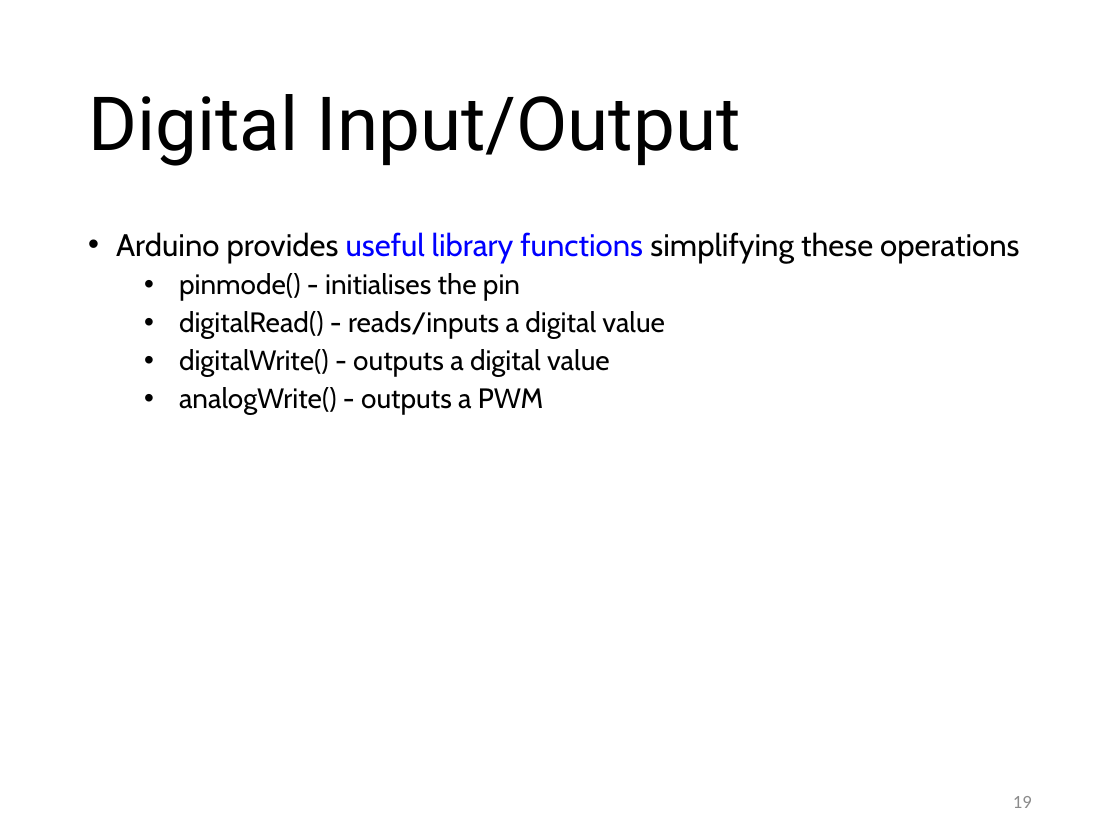
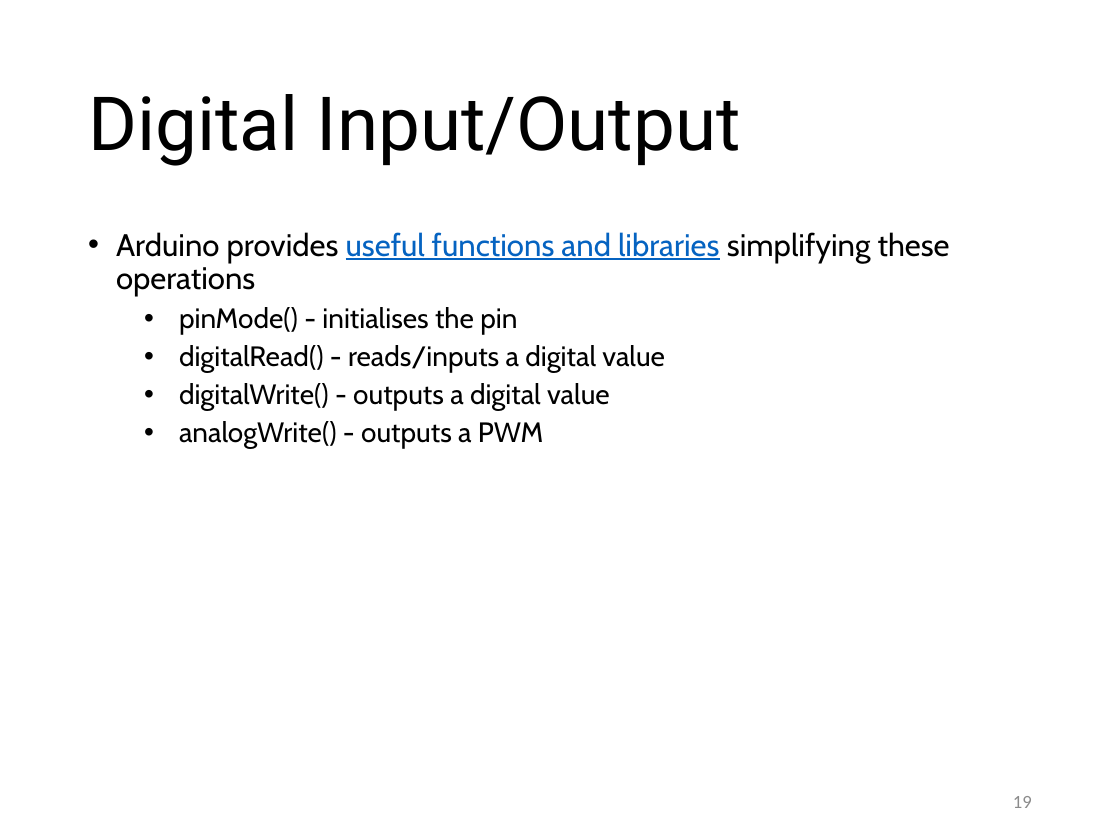
Before and after one commit to RDorville/digfab, a slide deck: slide 19 of presentations/ep1000_embedded1/ep1000_embedded1.pptx. Drawn at 1120x840 pixels with LibreOffice and Linux fonts; fonts in the diff are those of the drawing; background and template pictures are left out. Boxes give left, top, right and bottom in pixels: in the first picture for what was removed or moved away, otherwise in the second. Text is boxed around its words. In the diff, an @@ line names an element or a change of style, - is before the commit and + after.

```diff
--- a/presentations/ep1000_embedded1/ep1000_embedded1.pptx
+++ b/presentations/ep1000_embedded1/ep1000_embedded1.pptx
@@ text at (116, 232, 950, 334): text changed @@
-• Arduino provides useful library functions simplifying these operations
-  • pinmode() - initialises the pin
+• Arduino provides useful functions and libraries simplifying these operations
+  • pinMode() - initialises the pin
```
Also in this commit, not shown: 4 other slides changed, 1 slide added, 1 other file.
